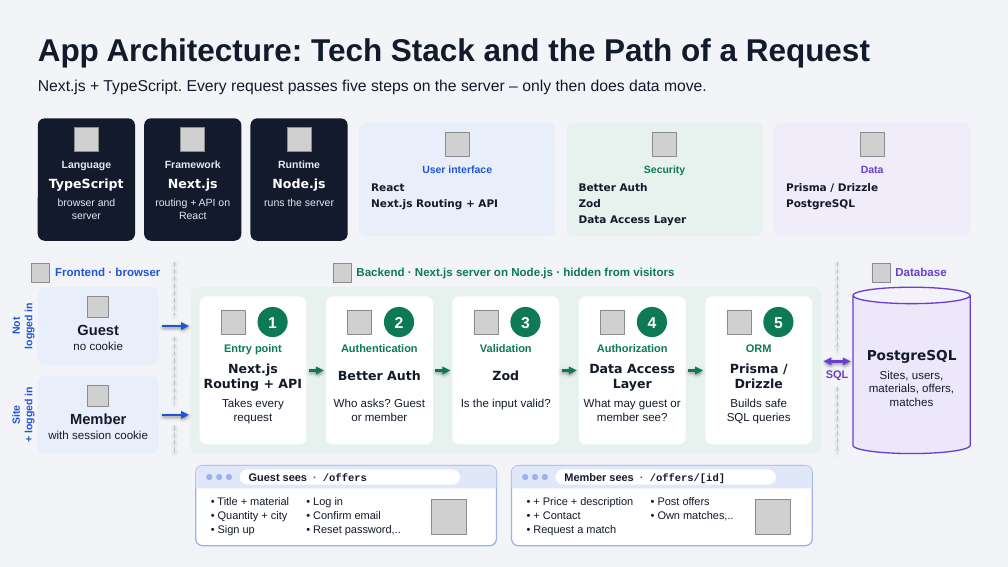
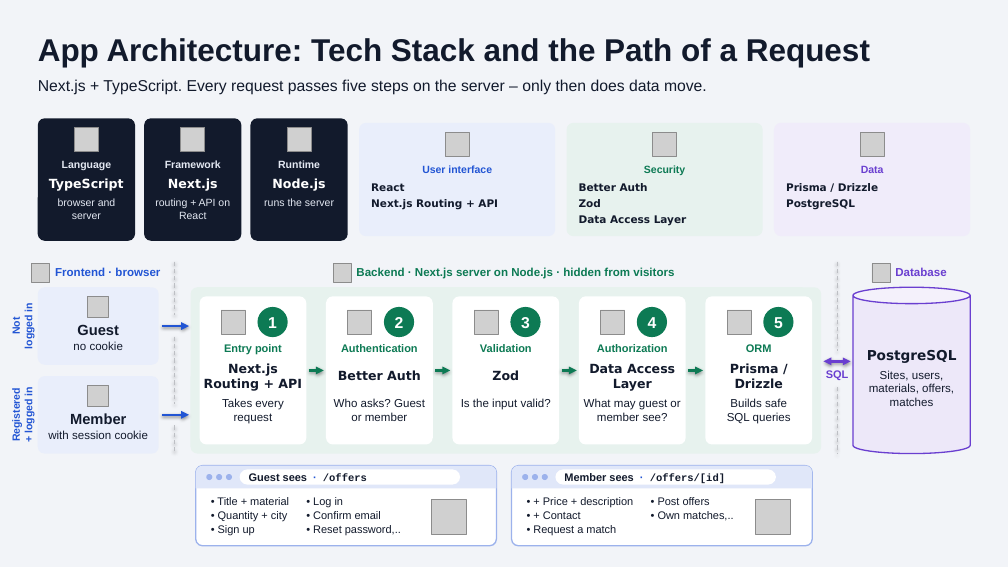
Before and after one commit to lu4k87/__project_applied_research, a slide deck: slide 1 of Praesentation/folien/App-Architecture-EN.pptx. Drawn at 1008x567 pixels with LibreOffice and Linux fonts; fonts in the diff are those of the drawing; grey boxes stand for pictures; background and template pictures are left out. Boxes give left, top, right and bottom in pixels: in the first picture for what was removed or moved away, otherwise in the second. Text is boxed around its words. In the diff, an @@ line names an element or a change of style, - is before the commit and + after.

```diff
--- a/Praesentation/folien/App-Architecture-EN.pptx
+++ b/Praesentation/folien/App-Architecture-EN.pptx
@@ text at box(10, 393, 22, 441): text changed @@
-Site
+Registered
```
Also in this commit, not shown: 4 other files.
